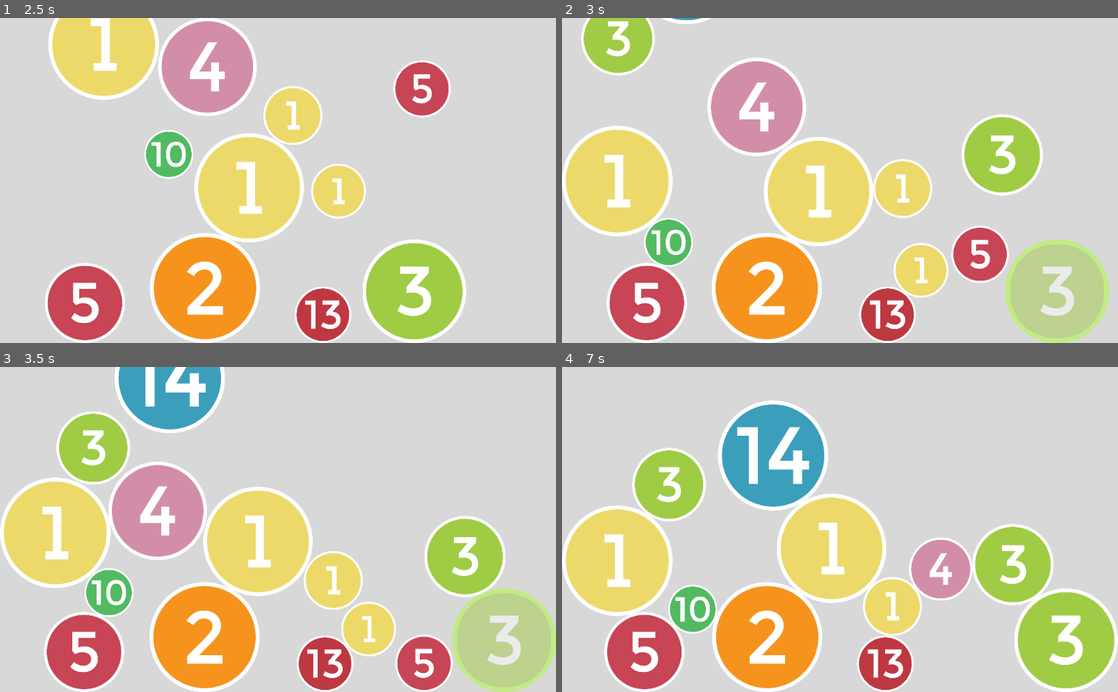
Above: before the commit, frames 1-4 (two rows, left to right).
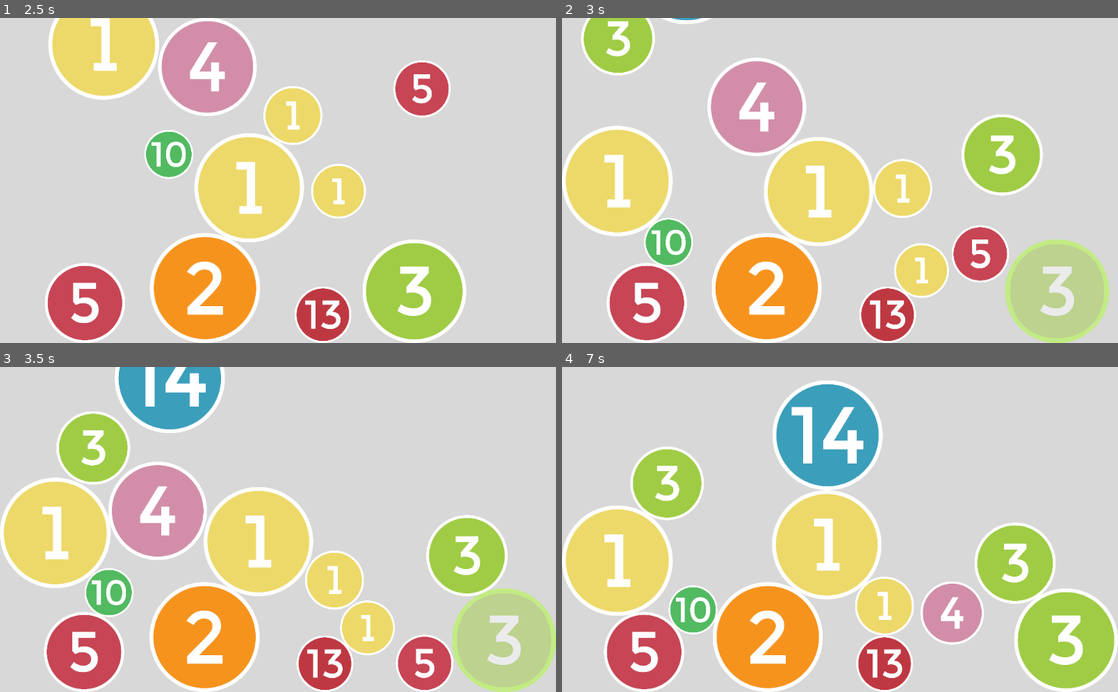
Above: after the commit, the same moments.

Repository: ZaneH/circularis-godot
Game: Godot game, scene res://scenes/Game.tscn
Two runs of this game, one before a commit and one after it. Both use one fixed random seed, a clock stepped at 60 frames per second and the inputs below.
Inputs (mouse positions are in pixels of both pictures, inside the frame that each line leads up to):
- Up to frame 1 (2.5 s): tap Enter at 0.5 s; move the mouse to (400, 164) at 0.52 s; hold . (multi_swipe_down_right) 0.53-1.25 s; hold Middle mouse button (multi_touch) 0.53-1.25 s; click (400, 164) at 0.67 s; tap Space at 1.25 s; drag from (166, 196) to (250, 245) at 1.27 s; move the mouse to (283, 83) at 2.02 s; hold . (multi_swipe_down_right) from 2.03 s (still down); hold Mouse wheel up (pinch_outward) from 2.03 s (still down); click (283, 83) at 2.17 s
- Up to frame 2 (3 s): release . (multi_swipe_down_right) at 2.75 s; release Mouse wheel up (pinch_outward) at 2.75 s; drag from (1017, 291) to (1012, 57) at 2.77 s
- Up to frame 3 (3.5 s): no input
- Up to frame 4 (7 s): drag from (1029, 555) to (928, 630) at 3.52 s; drag from (1012, 477) to (1034, 555) at 4.27 s; move the mouse to (940, 640) at 5.02 s; hold , (multi_swipe_down) 5.03-5.75 s; hold Mouse wheel up (pinch_outward) 5.03-5.75 s; click (940, 640) at 5.17 s; drag from (728, 542) to (934, 643) at 5.77 s; drag from (990, 662) to (645, 653) at 6.52 s

Frame 1 is identical in both runs. In frame 2, 0.2% of the frame differs, in the area x 53-81%, y 64-99%; in frame 3, 1.5%; in frame 4, 15%, in the area x 5-89%, y 4-100%.

Commit message:
Improve performance

Diff:
--- a/scripts/circle.gd
+++ b/scripts/circle.gd
@@ -3,8 +3,6 @@
 class_name CircleNumber
 
 signal circle_pressed
-
-onready var OutlineShader = load("res://shaders/Outline2D/smooth_outline.shader")
 
 var number: int
 var rng = RandomNumberGenerator.new()
@@ -13,6 +11,8 @@
 var velocity = Vector2.ZERO
 
 var GRAVITY = 9.8
+
+onready var OutlineShader = load("res://shaders/Outline2D/smooth_outline.shader")
 
 func _ready():
 	rng.randomize()
--- a/scripts/circle_manager.gd
+++ b/scripts/circle_manager.gd
@@ -1,11 +1,13 @@
 extends Node
-
-var rng = RandomNumberGenerator.new()
-var spawn_limit = 15
-var circles = []
 
 var MIN_HEIGHT_TO_DROP = -1400
 var MAX_HEIGHT_TO_DROP = -600
+
+var rng = RandomNumberGenerator.new()
+
+# spawn_limit must be divisble by 3
+var spawn_limit = 15
+var circles = []
 
 onready var circle_1 = preload("res://scenes/Circle1.tscn")
 
--- a/scripts/screen_bound.gd
+++ b/scripts/screen_bound.gd
@@ -10,7 +10,12 @@
 
 var SAFE_ZONE = 400
 
-func _process(_delta):
+func _ready():
+	# warning-ignore:return_value_discarded
+	get_tree().connect("screen_resized", self, "resize_bounds")
+	resize_bounds()
+
+func resize_bounds():
 	var line = shape as SegmentShape2D
 	var view_size = get_viewport().size
 
